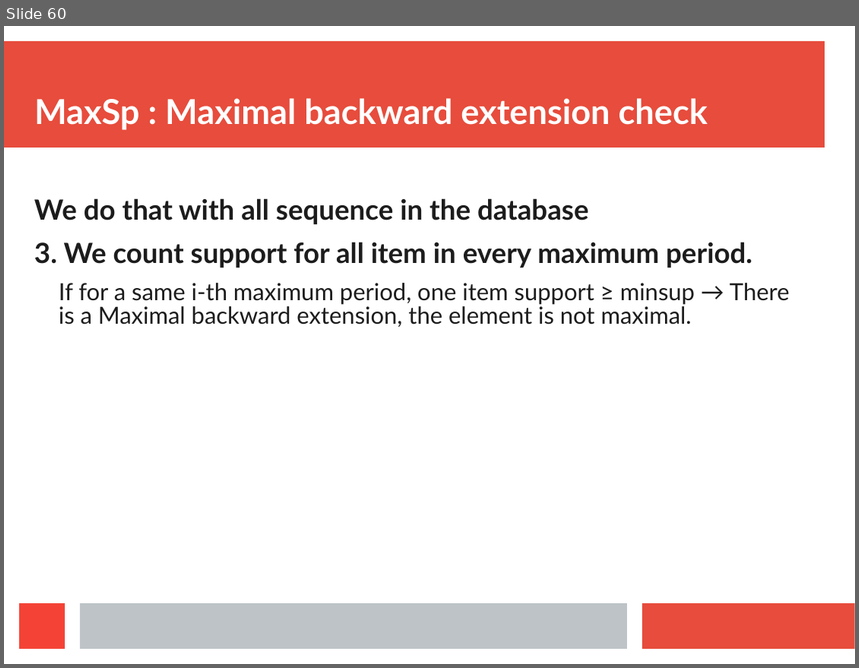
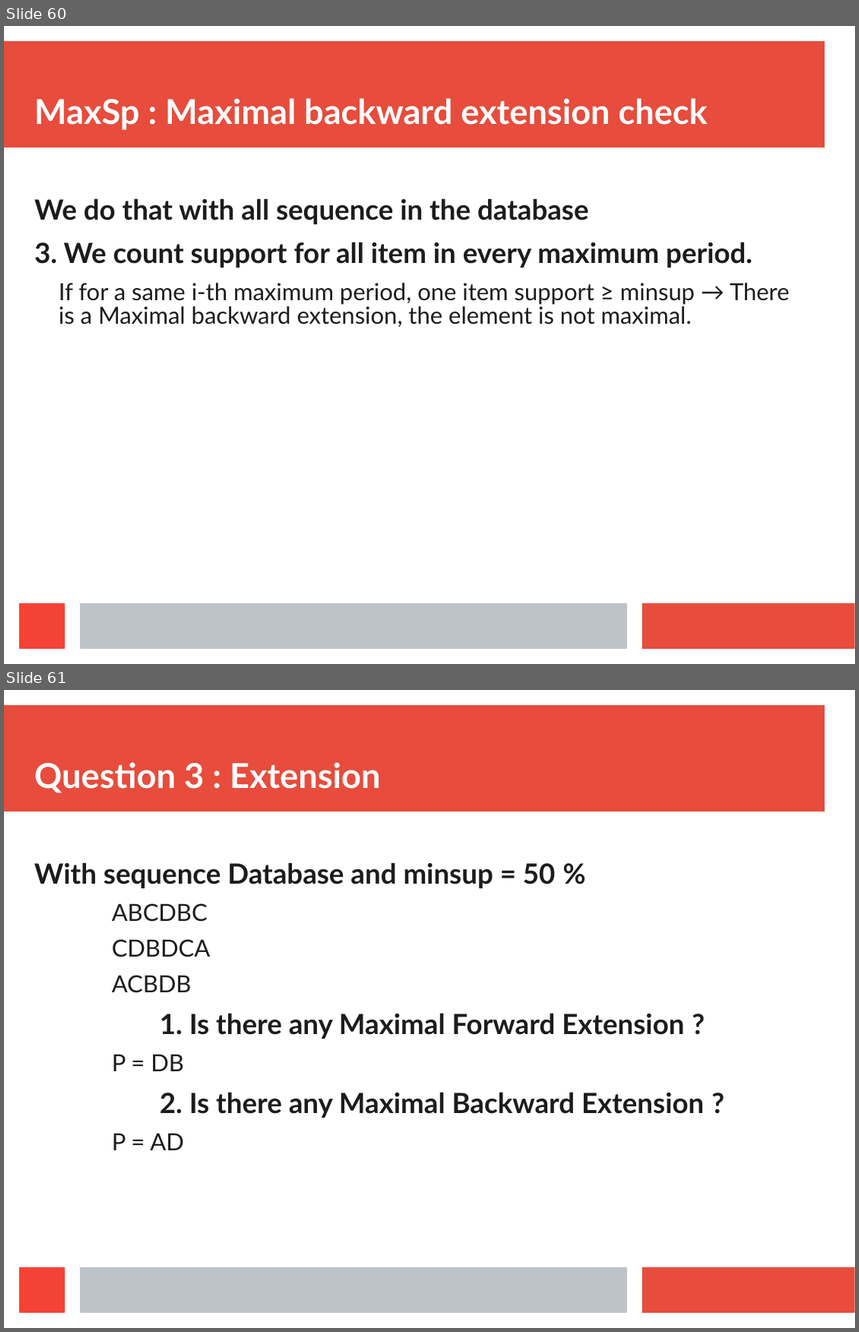
Before and after one commit to Symeon94/iaseminar, a slide deck: presentation/Presentation.ppt. Shown one above the other, each under a label of ours: slide 60 before the commit, slides 60 and 61 after it. The pictures are 859x668 and 859x1332 pixels, drawn with LibreOffice and Linux fonts; fonts in the diff are those of the drawing. Boxes give left, top, right and bottom in pixels: in the first picture for what was removed or moved away, otherwise in the second. Text is boxed around its words. In the diff, an @@ line names an element or a change of style, - is before the commit and + after.

```diff
--- a/presentation/Presentation.ppt
+++ b/presentation/Presentation.ppt
@@ slide 61 added at box(4, 690, 855, 1328), background #FFFFFF; not listed: 4 template elements that a slide beside it also shows @@
@@ title added at box(34, 762, 380, 793), 32 pt, text #FFFFFF, bold @@
+Question 3 : Extension
@@ text added at box(34, 863, 704, 1151), 26 pt, text #1C1C1C, bold @@
+With sequence Database and minsup = 50 %
+  ABCDBC
+  CDBDCA
+  ACBDB
+1. Is there any Maximal Forward Extension ?
+  P = DB
+2. Is there any Maximal Backward Extension ?
+  P = AD
```
Also in this commit, not shown: 30 slides changed, 7 other slides added, 2 slides removed, 3 other files.
